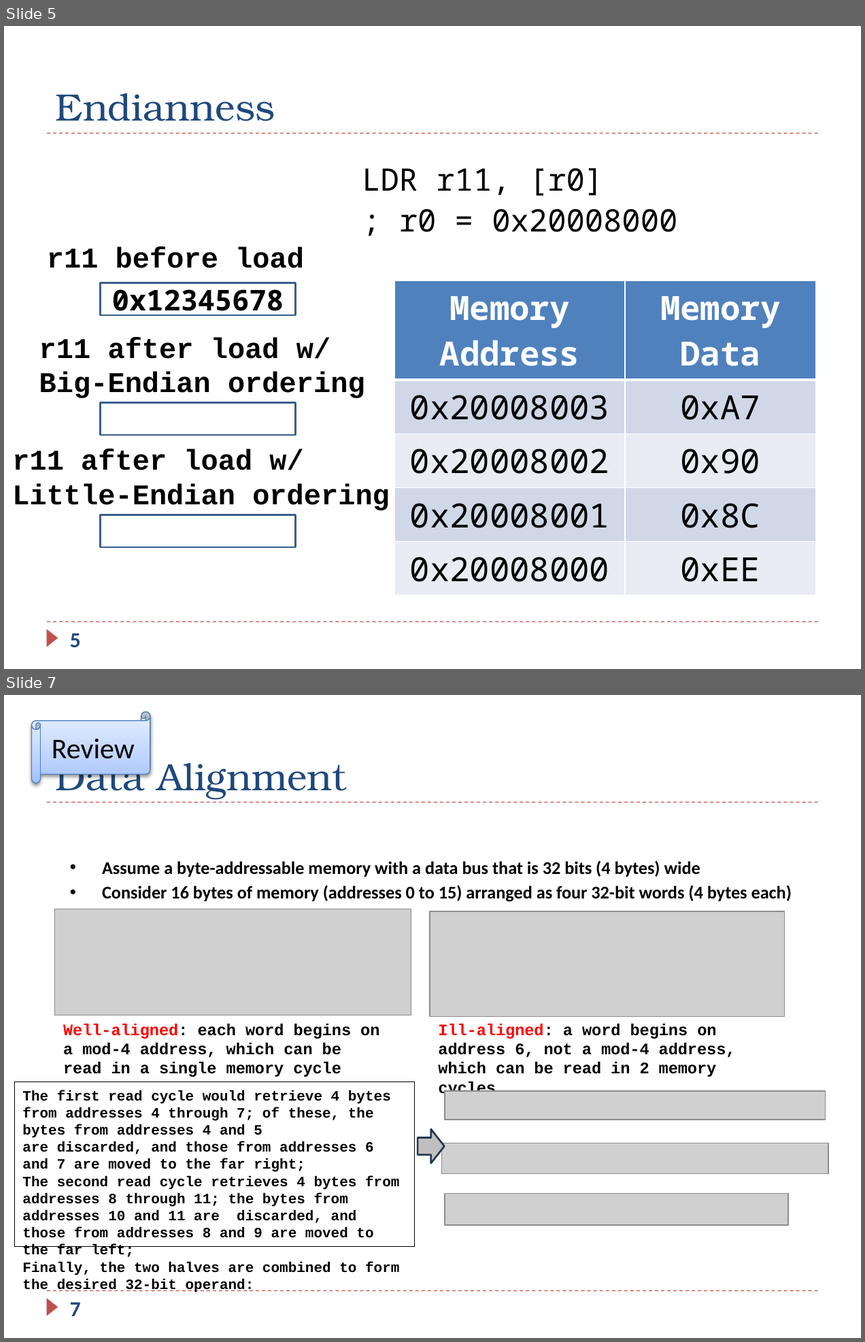
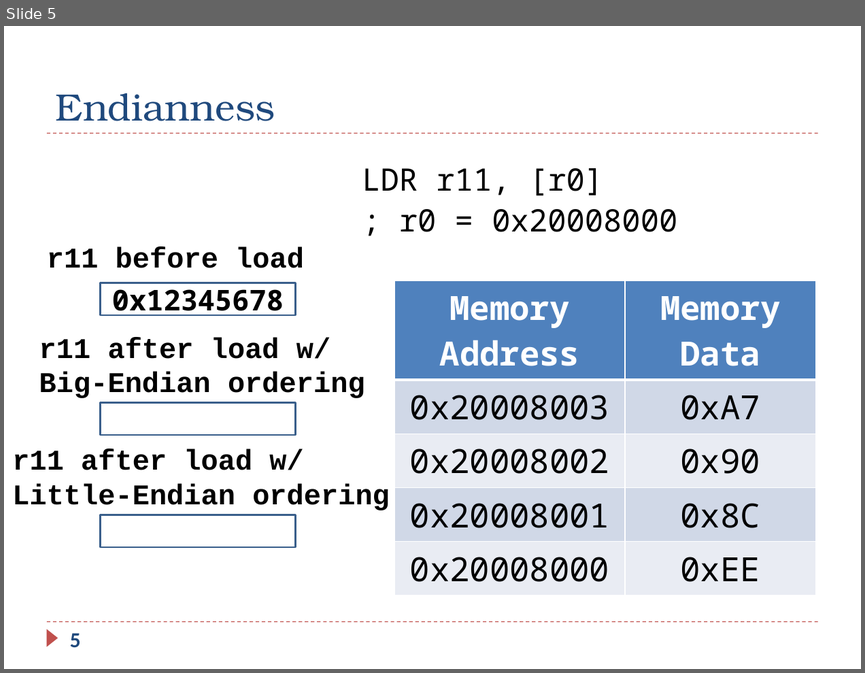
Before and after one commit to guhofstra/CSC111Fa25, a slide deck: PPTs/Ch5_ARM_Load_Store_Exercises.pptx. Shown one above the other, each under a label of ours: slides 5 and 7 before the commit, slide 5 after it; the slides between them are not shown. The pictures are 865x1342 and 865x673 pixels, drawn with LibreOffice and Linux fonts; fonts in the diff are those of the drawing; grey boxes stand for pictures. Boxes give left, top, right and bottom in pixels: in the first picture for what was removed or moved away, otherwise in the second. Text is boxed around its words. In the diff, an @@ line names an element or a change of style, - is before the commit and + after.

```diff
--- a/PPTs/Ch5_ARM_Load_Store_Exercises.pptx
+++ b/PPTs/Ch5_ARM_Load_Store_Exercises.pptx
@@ slide 7 removed at (x1=4, y1=695, x2=861, y2=1338), background #FFFFFF; not listed: 3 template elements that a slide beside it also shows @@
@@ horizontal scroll removed at (x1=31, y1=711, x2=150, y2=783) @@
-Review
@@ title removed at (x1=55, y1=754, x2=347, y2=799) @@
-Data Alignment
@@ text removed at (x1=102, y1=860, x2=791, y2=902) @@
-• Assume a byte-addressable memory with a data bus that is 32 bits (4 bytes) wide
-• Consider 16 bytes of memory (addresses 0 to 15) arranged as four 32-bit words (4 bytes each)
@@ picture removed at (x1=54, y1=909, x2=411, y2=1015) @@
@@ picture removed at (x1=430, y1=911, x2=785, y2=1016) @@
@@ text removed at (x1=63, y1=1023, x2=379, y2=1076) @@
-Well-aligned: each word begins on a mod-4 address, which can be read in a single memory cycle
@@ text removed at (x1=438, y1=1023, x2=736, y2=1076) @@
-Ill-aligned: a word begins on address 6, not a mod-4 address, which can be read in 2 memory cycles
@@ rectangle removed at (x1=14, y1=1081, x2=415, y2=1246) @@
-The first read cycle would retrieve 4 bytes from addresses 4 through 7; of these, the bytes from addresses 4 and 5
-are discarded, and those from addresses 6 and 7 are moved to the far right;
-The second read cycle retrieves 4 bytes from addresses 8 through 11; the bytes from addresses 10 and 11 are discarded, and those from addresses 8 and 9 are moved to the far left;
-Finally, the two halves are combined to form the desired 32-bit operand:
@@ picture removed at (x1=445, y1=1091, x2=825, y2=1119) @@
@@ right arrow removed at (x1=418, y1=1129, x2=445, y2=1163) @@
@@ picture removed at (x1=441, y1=1142, x2=827, y2=1173) @@
@@ picture removed at (x1=445, y1=1193, x2=788, y2=1225) @@
@@ page number removed at (x1=70, y1=1302, x2=81, y2=1316) @@
-7
```
Also in this commit, not shown: 12 slides changed, 3 other files.
